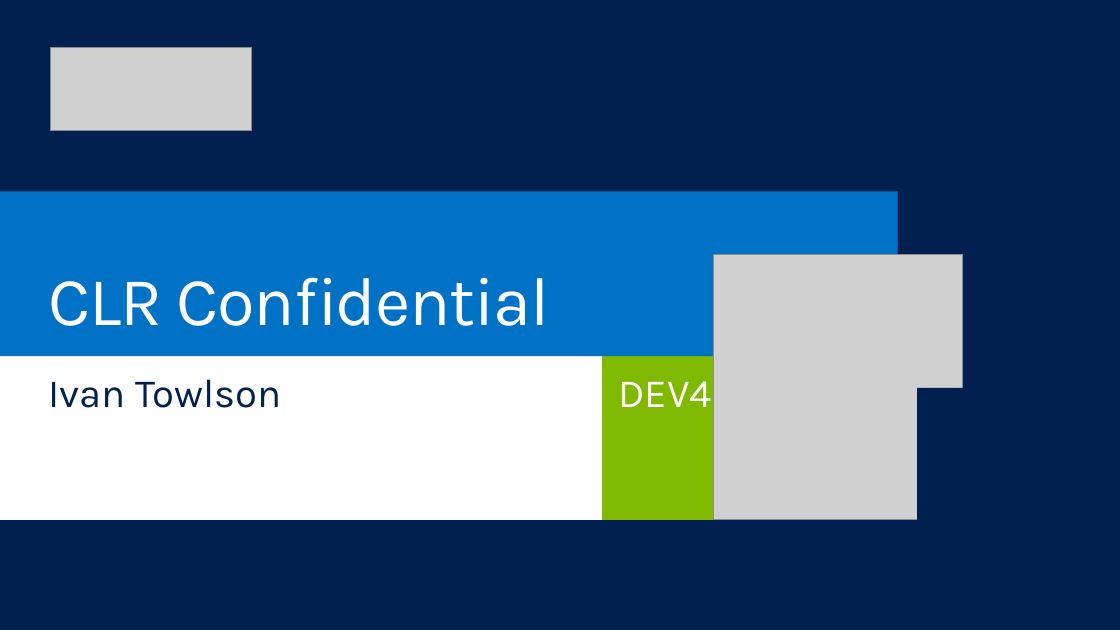
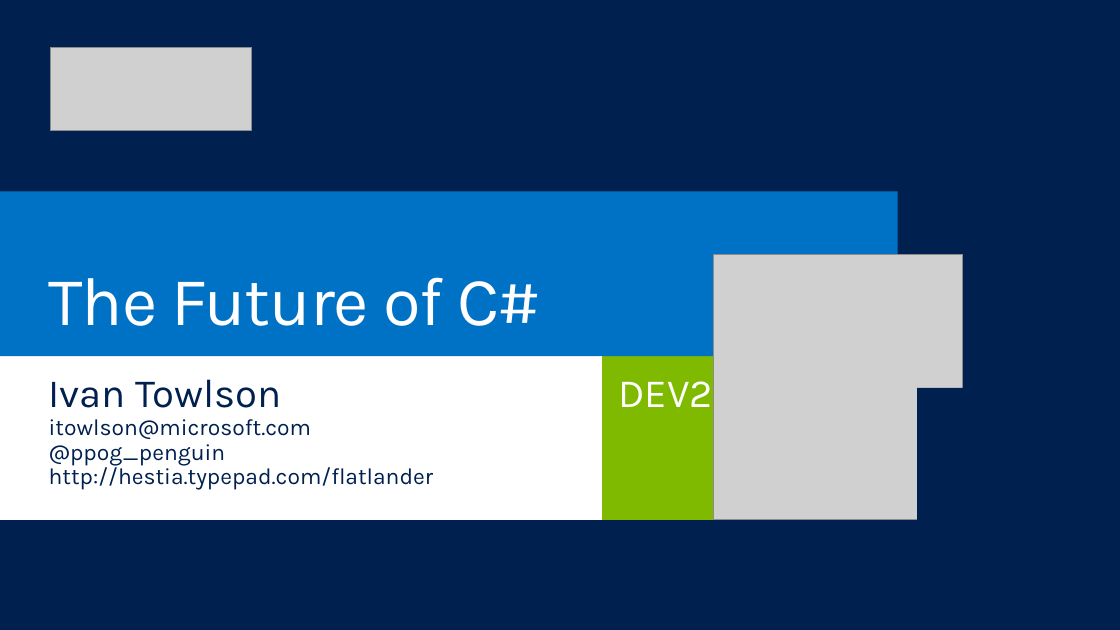
Before and after one commit to itowlson/future-of-csharp, a slide deck: slide 1 of DEV208_FutureOfCSharp.pptx. Drawn at 1120x630 pixels with LibreOffice and Linux fonts; fonts in the diff are those of the drawing; grey boxes stand for pictures; background and template pictures are left out. Boxes give left, top, right and bottom in pixels: in the first picture for what was removed or moved away, otherwise in the second. Text is boxed around its words. In the diff, an @@ line names an element or a change of style, - is before the commit and + after.

Commit message:
Fixed session number

```diff
--- a/DEV208_FutureOfCSharp.pptx
+++ b/DEV208_FutureOfCSharp.pptx
@@ title at (49, 277, 541, 326): text changed @@
-CLR Confidential
+The Future of C#
@@ text at (618, 371, 761, 417): text changed @@
-DEV418
+DEV208
@@ text at (49, 419, 433, 490): paragraphs added @@
+itowlson@microsoft.com
+@ppog_penguin
+http://hestia.typepad.com/flatlander
```
